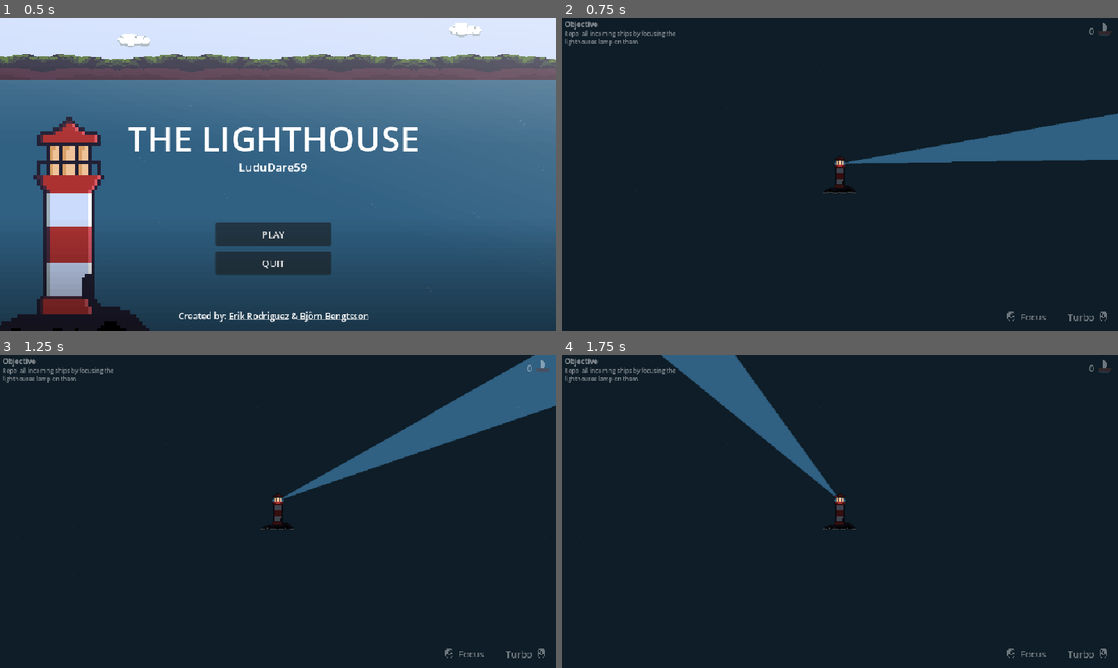
Above: before the commit, frames 1-4 (two rows, left to right).
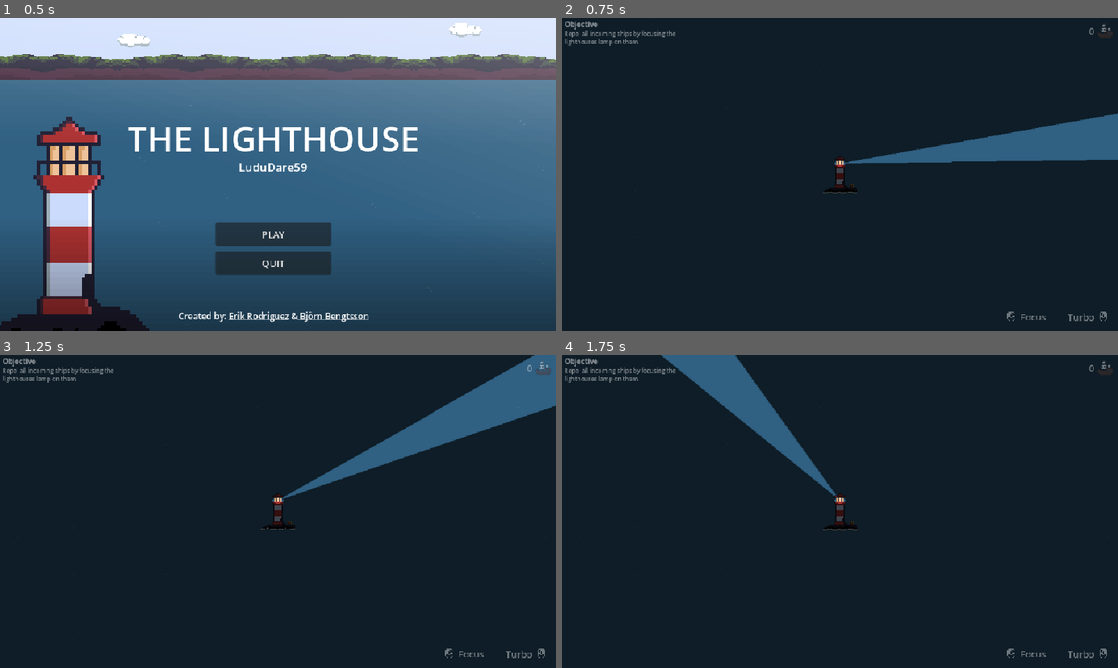
Above: after the commit, the same moments.

Repository: Luffiez/LudumDare59
Game: Godot game, scene res://Scenes/Levels/MainMenu.tscn
The game is run twice, just before and just after one commit, with the same random seed, the same clock (stepped at 60 frames per second) and the same inputs. This scene is started directly instead of the project's main scene.
Inputs (mouse positions are in pixels of both pictures, inside the frame that each line leads up to):
- Up to frame 1 (0.5 s): no input
- Up to frame 2 (0.75 s): click "PLAY" at 0.5 s
- Up to frame 3 (1.25 s): no input
- Up to frame 4 (1.75 s): move the mouse to (962, 495) at 1.27 s; hold Right mouse button (speed) from 1.28 s (still down)

Frame 1 is identical in both runs. In frame 2, less than 0.1% of the frame differs, in the area x 49-99%, y 1-56%; in frame 3, less than 0.1%; in frame 4, less than 0.1%, in the area x 46-99%, y 1-56%.

Commit message:
skattkista

Diff:
--- a/ludum-dare-59/Scenes/Lighthouse.tscn
+++ b/ludum-dare-59/Scenes/Lighthouse.tscn
@@ -1,33 +1,33 @@
 [gd_scene format=3 uid="uid://cqb7xx4e831jb"]
 
 [ext_resource type="Script" uid="uid://qcr4gf36a3sp" path="res://Scripts/Lighthouse.gd" id="1_uwk5y"]
-[ext_resource type="Texture2D" uid="uid://dft5it1256iui" path="res://sprites/lighthouse-sheet.png" id="2_lf2i3"]
+[ext_resource type="Texture2D" uid="uid://dc85d16ja82r8" path="res://sprites/Lighthouse-sheet.png" id="2_m2fn1"]
 [ext_resource type="Script" uid="uid://s8uygjvdgb1d" path="res://Scripts/LighthouseDarkness.gd" id="3_1jr6b"]
 [ext_resource type="Script" uid="uid://c341fvmfppxhk" path="res://Scripts/Light.gd" id="4_lf2i3"]
 [ext_resource type="AudioStream" uid="uid://cv52cepy1a6p3" path="res://Sound/Whoosh 3_2.wav" id="5_bdxl1"]
 [ext_resource type="AudioStream" uid="uid://dk8eouidkpcek" path="res://Sound/Whoosh 3_1.wav" id="6_m2fn1"]
 [ext_resource type="AudioStream" uid="uid://cl5g7k5xnlqgd" path="res://Sound/AC_Disappointment_01.wav" id="7_m2fn1"]
 
-[sub_resource type="AtlasTexture" id="AtlasTexture_wknik"]
-atlas = ExtResource("2_lf2i3")
+[sub_resource type="AtlasTexture" id="AtlasTexture_jnsid"]
+atlas = ExtResource("2_m2fn1")
 region = Rect2(0, 0, 64, 64)
 
-[sub_resource type="AtlasTexture" id="AtlasTexture_bdxl1"]
-atlas = ExtResource("2_lf2i3")
+[sub_resource type="AtlasTexture" id="AtlasTexture_n5k77"]
+atlas = ExtResource("2_m2fn1")
 region = Rect2(64, 0, 64, 64)
 
-[sub_resource type="SpriteFrames" id="SpriteFrames_m2fn1"]
+[sub_resource type="SpriteFrames" id="SpriteFrames_lcewq"]
 animations = [{
 "frames": [{
 "duration": 1.0,
-"texture": SubResource("AtlasTexture_wknik")
+"texture": SubResource("AtlasTexture_jnsid")
 }, {
 "duration": 1.0,
-"texture": SubResource("AtlasTexture_bdxl1")
+"texture": SubResource("AtlasTexture_n5k77")
 }],
 "loop": true,
 "name": &"idle",
-"speed": 1.0
+"speed": 2.0
 }]
 
 [sub_resource type="CircleShape2D" id="CircleShape2D_lf2i3"]
@@ -40,9 +40,9 @@
 anim = NodePath("AnimatedSprite2D")
 
 [node name="AnimatedSprite2D" type="AnimatedSprite2D" parent="." unique_id=1365796544]
-sprite_frames = SubResource("SpriteFrames_m2fn1")
+sprite_frames = SubResource("SpriteFrames_lcewq")
 animation = &"idle"
-frame_progress = 0.5862376
+frame_progress = 0.7064212
 script = ExtResource("3_1jr6b")
 
 [node name="Light" type="Node2D" parent="." unique_id=205062943]
--- a/ludum-dare-59/Scenes/controls_ui.tscn
+++ b/ludum-dare-59/Scenes/controls_ui.tscn
@@ -3,7 +3,7 @@
 [ext_resource type="Script" uid="uid://b1y6gk2j8wa61" path="res://Scenes/game_ui.gd" id="1_6khg8"]
 [ext_resource type="Texture2D" uid="uid://lbtsay5r0ff" path="res://sprites/mouse_left_outline.png" id="1_drr47"]
 [ext_resource type="Texture2D" uid="uid://cm7112hlkknju" path="res://sprites/mouse_right_outline.png" id="1_rqqra"]
-[ext_resource type="Texture2D" uid="uid://1et03mbf5sax" path="res://sprites/boat.png" id="3_d7oy3"]
+[ext_resource type="Texture2D" uid="uid://b7lay3dxdnwc1" path="res://sprites/pirateBoatIcon.png" id="4_6khg8"]
 
 [node name="GameUI" type="Control" unique_id=1060063773 node_paths=PackedStringArray("screen_center", "game_over_text", "objective_text", "buttons_end", "buttons_end2", "scoreButton", "inputSpeedButton", "inputFocusButton", "game_over_buttons", "quit_button", "retry_button")]
 layout_mode = 3
@@ -79,7 +79,7 @@
 grow_horizontal = 0
 disabled = true
 text = "44 "
-icon = ExtResource("3_d7oy3")
+icon = ExtResource("4_6khg8")
 flat = true
 alignment = 2
 icon_alignment = 2
--- a/ludum-dare-59/Scripts/main_menu_ui.gd
+++ b/ludum-dare-59/Scripts/main_menu_ui.gd
@@ -9,10 +9,9 @@
 
 # Called when the node enters the scene tree for the first time.
 func _ready() -> void:
-	AudioManager.play_music(bgm)
+	AudioManager.play_music(bgm, -20)
 	quitbutton.pressed.connect(OnQuit)
 	playbutton.pressed.connect(OnPlay)
-
 
 # Called every frame. 'delta' is the elapsed time since the previous frame.
 func _process(delta: float) -> void:
Binary file removed: ludum-dare-59/sprites/boat.png
Not shown, removed: ludum-dare-59/sprites/boat.png.import
Binary file changed: ludum-dare-59/sprites/lighthouse-sheet.png
Not shown, changed: ludum-dare-59/sprites/lighthouse-sheet.png.import
Binary file changed: ludum-dare-59/sprites/pirateBoatIcon.png
